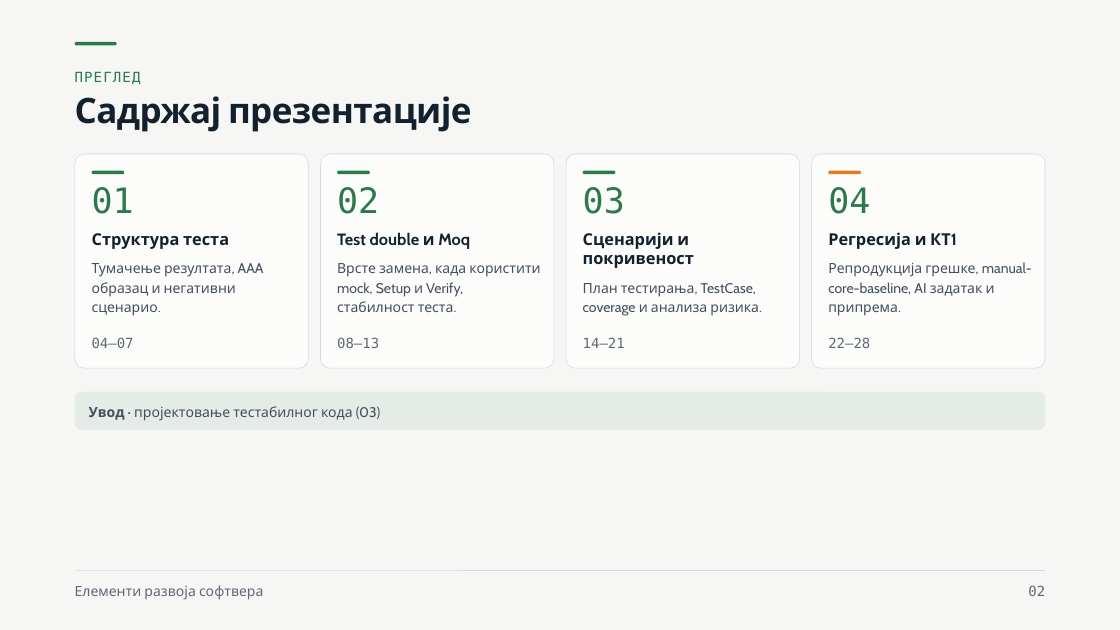
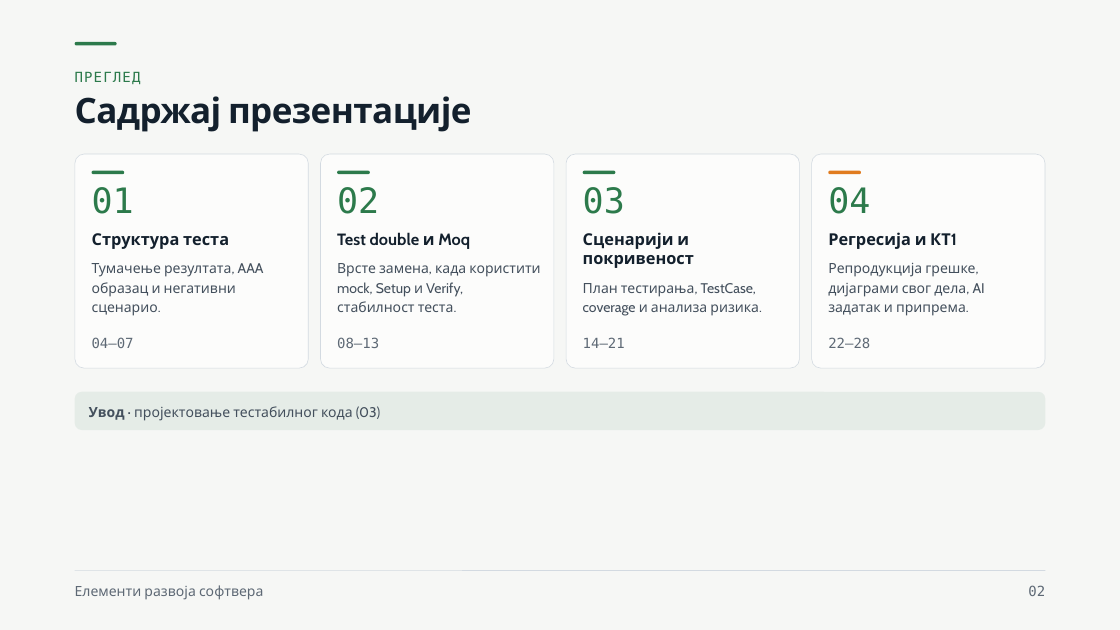
Before and after one commit to owlCoder/ftn-nastavni-portal, a slide deck: slide 2 of public/downloads/ers-prezentacije/04_Testabilni_dizajn_NUnit_i_Moq.pptx. Drawn at 1120x630 pixels with LibreOffice and Linux fonts; fonts in the diff are those of the drawing. Boxes give left, top, right and bottom in pixels: in the first picture for what was removed or moved away, otherwise in the second. Text is boxed around its words. In the diff, an @@ line names an element or a change of style, - is before the commit and + after.

```diff
--- a/public/downloads/ers-prezentacije/04_Testabilni_dizajn_NUnit_i_Moq.pptx
+++ b/public/downloads/ers-prezentacije/04_Testabilni_dizajn_NUnit_i_Moq.pptx
@@ text at bbox=[828, 263, 985, 316]: text changed @@
-Репродукција грешке, manual-core-baseline, AI задатак и припрема.
+Репродукција грешке, дијаграми свог дела, AI задатак и припрема.
```
Also in this commit, not shown: 4 other slides changed, 32 other files.
